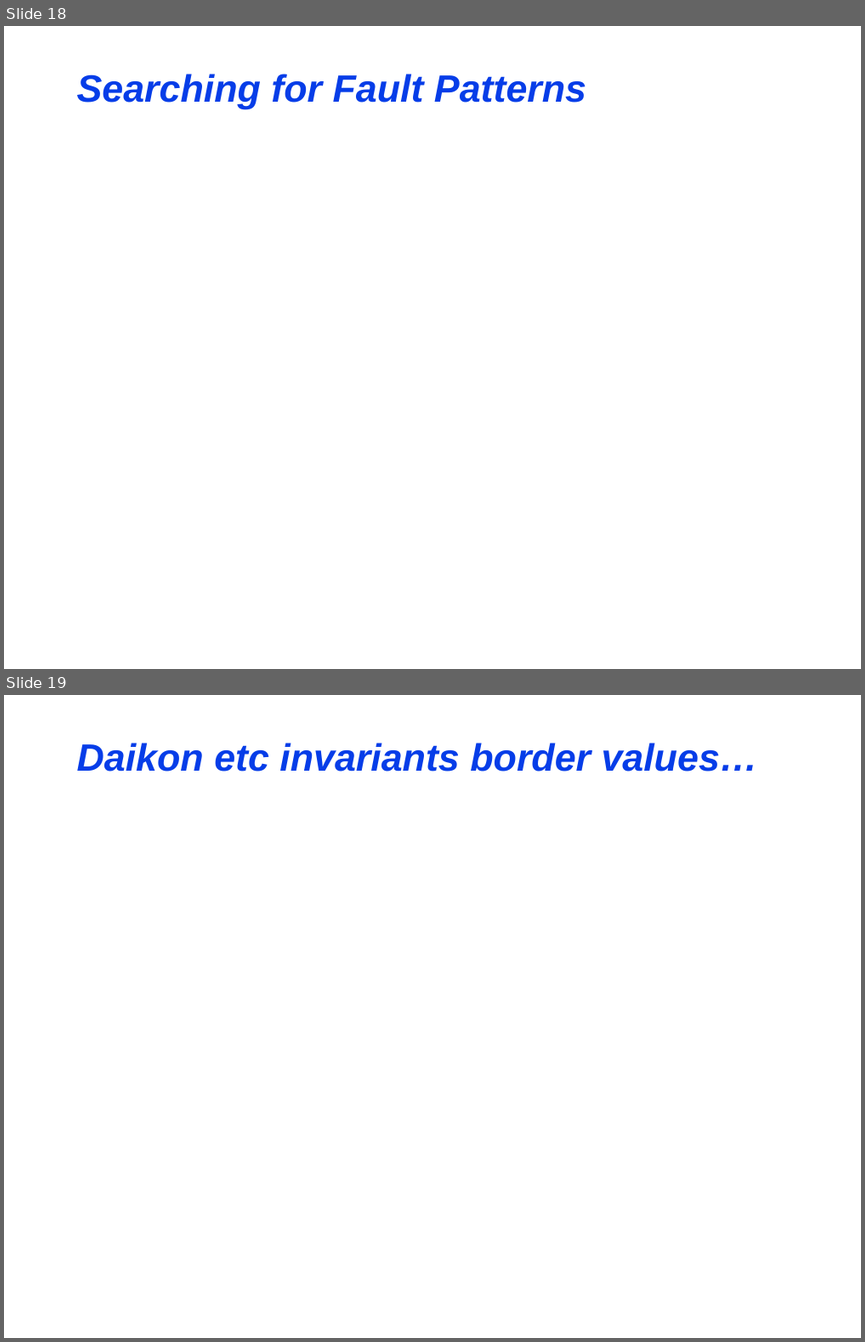
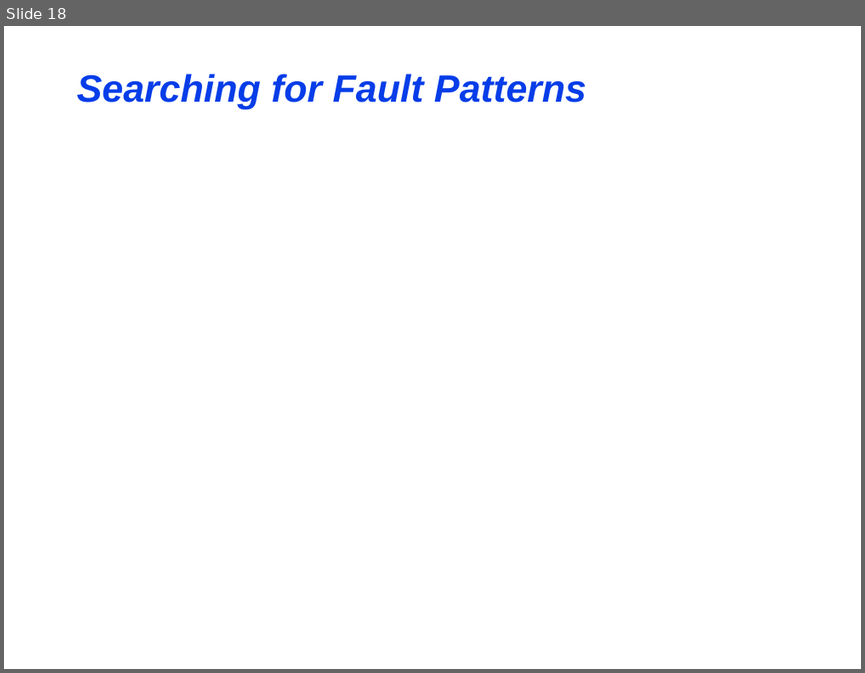
Before and after one commit to maochy/yeti-test, a slide deck: ThesisSeminar/ThesisSeminar.ppt. Shown one above the other, each under a label of ours: slides 18 and 19 before the commit, slide 18 after it. The pictures are 865x1342 and 865x673 pixels, drawn with LibreOffice and Linux fonts; fonts in the diff are those of the drawing. Boxes give left, top, right and bottom in pixels: in the first picture for what was removed or moved away, otherwise in the second. Text is boxed around its words. In the diff, an @@ line names an element or a change of style, - is before the commit and + after.

```diff
--- a/ThesisSeminar/ThesisSeminar.ppt
+++ b/ThesisSeminar/ThesisSeminar.ppt
@@ slide 19 removed at [4, 695, 861, 1338], background #FFFFFF @@
@@ title removed at [77, 743, 758, 771] @@
-Daikon etc invariants border values…
```
Also in this commit, not shown: 4 slides changed, 1 slide added.
